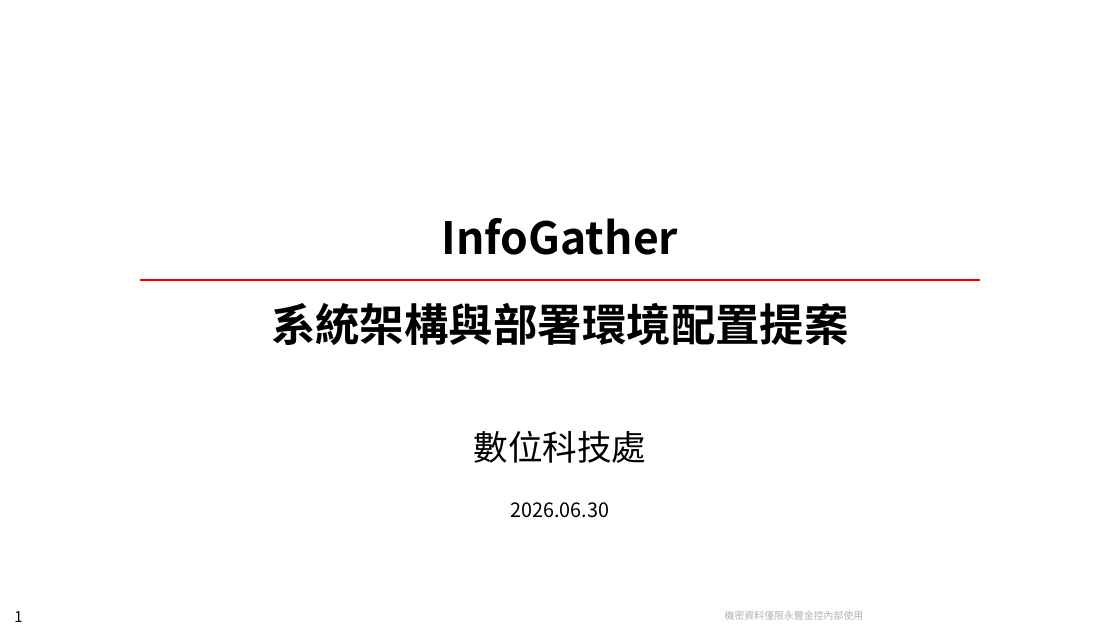
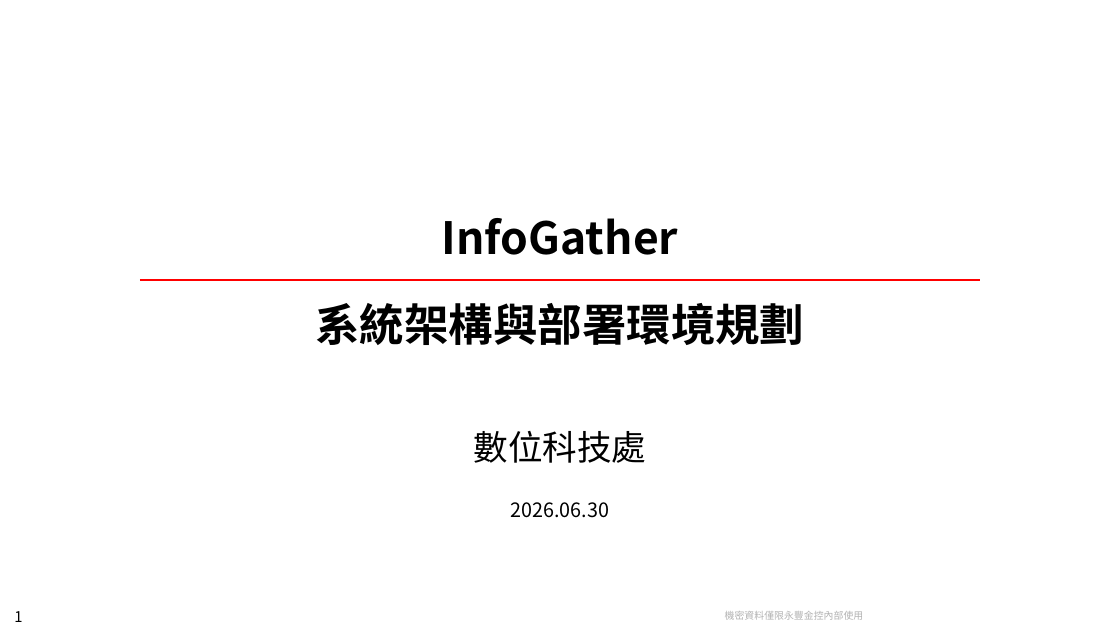
Before and after one commit to chunkai1312/temp, a slide deck: slide 1 of infogather.pptx. Drawn at 1120x630 pixels with LibreOffice and Linux fonts; fonts in the diff are those of the drawing; background and template pictures are left out. Boxes give left, top, right and bottom in pixels: in the first picture for what was removed or moved away, otherwise in the second. Text is boxed around its words. In the diff, an @@ line names an element or a change of style, - is before the commit and + after.

```diff
--- a/infogather.pptx
+++ b/infogather.pptx
@@ text at [315,303,804,345]: text changed @@
-系統架構與部署環境配置提案
+系統架構與部署環境規劃
```
Also in this commit, not shown: 3 other slides changed, 2 slides removed.
